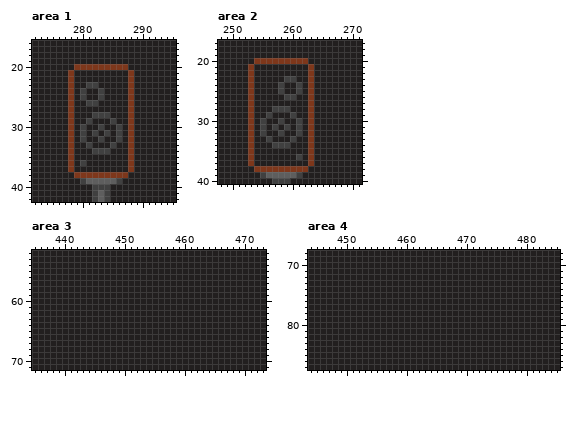
File history of a pixel-art file, ladderzat-game/src/assets/images/world.aseprite. That is the earlier state.
510x286 pixels, 1 frame. Colours within 5 levels of each other are drawn and written as one. Shown: area 1: x 272..295, y 16..42; area 2: x 248..271, y 17..40; area 3: x 435..473, y 52..71; area 4: x 444..485, y 68..87. The commit also changed other parts of the picture, which this record leaves out.
And afterwards:
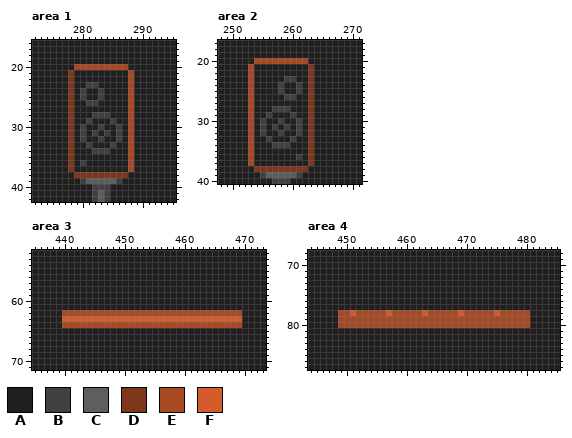
Palette (. is transparent): A #221f1f  B #404040  C #5e5e5e  D #7e371b  E #a94923  F #d45b2b
From old to new:
Area 1, layer "Guitar":
y 20: x 279..287 DDDDDDDDD -> EEEEEEEEE
y 21..37: x 288 D -> E
Area 2, layer "Guitar":
y 20: x 254..262 DDDDDDDDD -> EEEEEEEEE
y 21..37: x 253 D -> E
Area 3, layer "Designs/Rai multi":
y 62: x 440..469 AAAAAAAAAAAAAAAAAAAAAAAAAAAAAA -> EEEEEEEEEEEEEEEEEEEEEEEEEEEEEE
y 63: x 440..469 AAAAAAAAAAAAAAAAAAAAAAAAAAAAAA -> FFFFFFFFFFFFFFFFFFFFFFFFFFFFFF
y 64: x 440..469 AAAAAAAAAAAAAAAAAAAAAAAAAAAAAA -> EEEEEEEEEEEEEEEEEEEEEEEEEEEEEE
Area 4, layer "Designs/Rai multi":
y 78: x 449..480 AAAAAAAAAAAAAAAAAAAAAAAAAAAAAAAA -> EEFEEEEEFEEEEEFEEEEEFEEEEEFEEEEE
y 79..80: x 449..480 AAAAAAAAAAAAAAAAAAAAAAAAAAAAAAAA -> EEEEEEEEEEEEEEEEEEEEEEEEEEEEEEEE
Pixel boxes of the changes (left, top, right, bottom) in both pictures:
changed: (74, 64, 134, 172)
changed: (248, 58, 308, 166)
changed: (62, 310, 242, 328)
changed: (338, 310, 530, 328)
